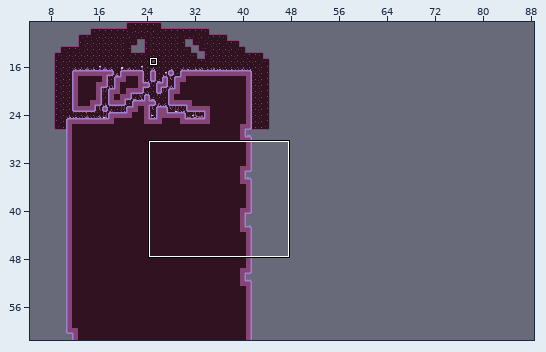
An edit to a level. LDtk project, assets/platformer/world/world.ldtk. The first picture is a wide view before the edit; the outline marks the close-up.
Close-up. The starting point:
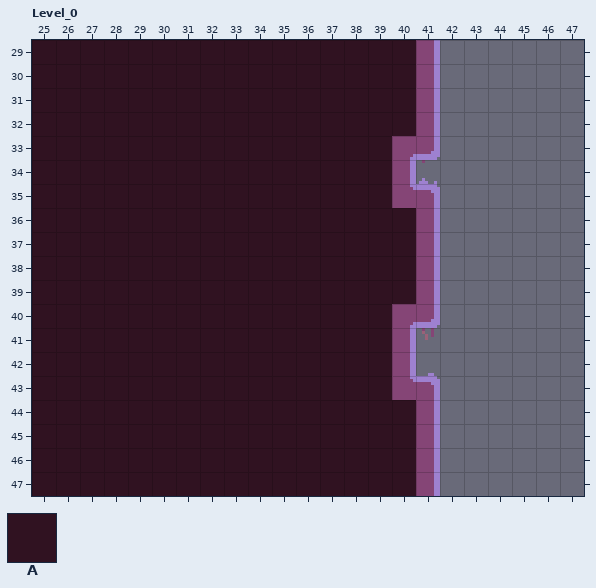
Cells are 8x8 px. Shown: Level_0 x 25..47, y 29..47. The commit also changed other parts of the map, which this record leaves out. The old version is drawn lined up with the new one.
Key: from "DirtStatic": A 1.
_ is an empty cell.
Layers that did not change in this view are not listed.
Layer "DirtStatic" before, first column x 25:
29 AAAAAAAAAAAAAAAAA______
30 AAAAAAAAAAAAAAAAA______
31 AAAAAAAAAAAAAAAAA______
32 AAAAAAAAAAAAAAAAA______
33 AAAAAAAAAAAAAAAAA______
34 AAAAAAAAAAAAAAAA_______
35 AAAAAAAAAAAAAAAAA______
36 AAAAAAAAAAAAAAAAA______
37 AAAAAAAAAAAAAAAAA______
38 AAAAAAAAAAAAAAAAA______
39 AAAAAAAAAAAAAAAAA______
40 AAAAAAAAAAAAAAAAA______
41 AAAAAAAAAAAAAAAA_______
42 AAAAAAAAAAAAAAAA_______
43 AAAAAAAAAAAAAAAAA______
44 AAAAAAAAAAAAAAAAA______
45 AAAAAAAAAAAAAAAAA______
46 AAAAAAAAAAAAAAAAA______
47 AAAAAAAAAAAAAAAAA______
New version:
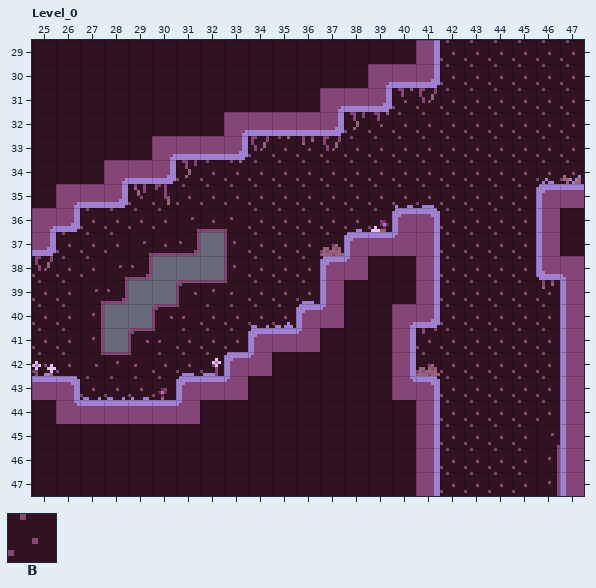
Further tiles: from "DirtAmbience": B 1.
From old to new:
map size 113x74 -> 90x55 cells (old content now starts at -19,-12; both pictures use the new coordinates)
Layer "DirtAmbience":
y 29: x 42..47 ______ -> BBBBBB
y 30: x 39..47 _________ -> BBBBBBBBB
y 31: x 37..47 ___________ -> BBBBBBBBBBB
y 32: x 33..47 _______________ -> BBBBBBBBBBBBBBB
y 33: x 30..47 __________________ -> BBBBBBBBBBBBBBBBBB
y 34: x 28..47 ____________________ -> BBBBBBBBBBBBBBBBBBBB
y 35: x 26..47 ______________________ -> BBBBBBBBBBBBBBBBBBBBBB
y 36: x 25..47 _______________________ -> BBBBBBBBBBBBBBBBBBBBBBB
y 37: x 25..31 _______ -> BBBBBBB; x 33..40 ________ -> BBBBBBBB; x 42..47 ______ -> BBBBBB
y 38: x 25..29 _____ -> BBBBB; x 33..38 ______ -> BBBBBB; x 42..47 ______ -> BBBBBB
y 39: x 25..28 ____ -> BBBB; x 31..37 _______ -> BBBBBBB; x 42..47 ______ -> BBBBBB
y 40: x 25..27 ___ -> BBB; x 30..37 ________ -> BBBBBBBB; x 41..47 _______ -> BBBBBBB
y 41: x 25..27 ___ -> BBB; x 29..36 ________ -> BBBBBBBB; x 41..47 _______ -> BBBBBBB
y 42: x 25..34 __________ -> BBBBBBBBBB; x 41..47 _______ -> BBBBBBB
y 43: x 25..33 _________ -> BBBBBBBBB; x 41..47 _______ -> BBBBBBB
y 44: x 26..31 ______ -> BBBBBB; x 42..47 ______ -> BBBBBB
y 45: x 42..47 ______ -> BBBBBB
y 46..47: x 42..46 _____ -> BBBBB
Layer "DirtStatic":
y 31: x 40..41 AA -> __
y 32: x 38..41 AAAA -> ____
y 33: x 34..41 AAAAAAAA -> ________
y 34: x 31..40 AAAAAAAAAA -> __________
y 35: x 29..41 AAAAAAAAAAAAA -> _____________; x 46..47 __ -> AA
y 36: x 27..39 AAAAAAAAAAAAA -> _____________; x 46..47 __ -> AA
y 37: x 26..37 AAAAAAAAAAAA -> ____________; x 46..47 __ -> AA
y 38: x 25..36 AAAAAAAAAAAA -> ____________; x 46..47 __ -> AA
y 39: x 25..36 AAAAAAAAAAAA -> ____________; x 47 _ -> A
y 40: x 25..35 AAAAAAAAAAA -> ___________; x 47 _ -> A
y 41: x 25..33 AAAAAAAAA -> _________; x 47 _ -> A
y 42: x 25..32 AAAAAAAA -> ________; x 47 _ -> A
y 43: x 27..30 AAAA -> ____; x 47 _ -> A
y 44..47: x 47 _ -> A
